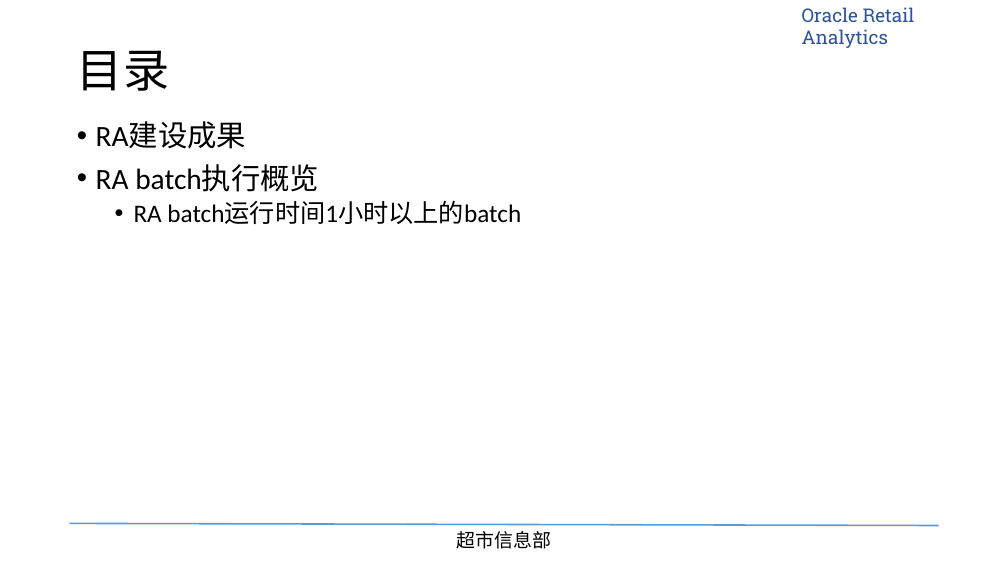
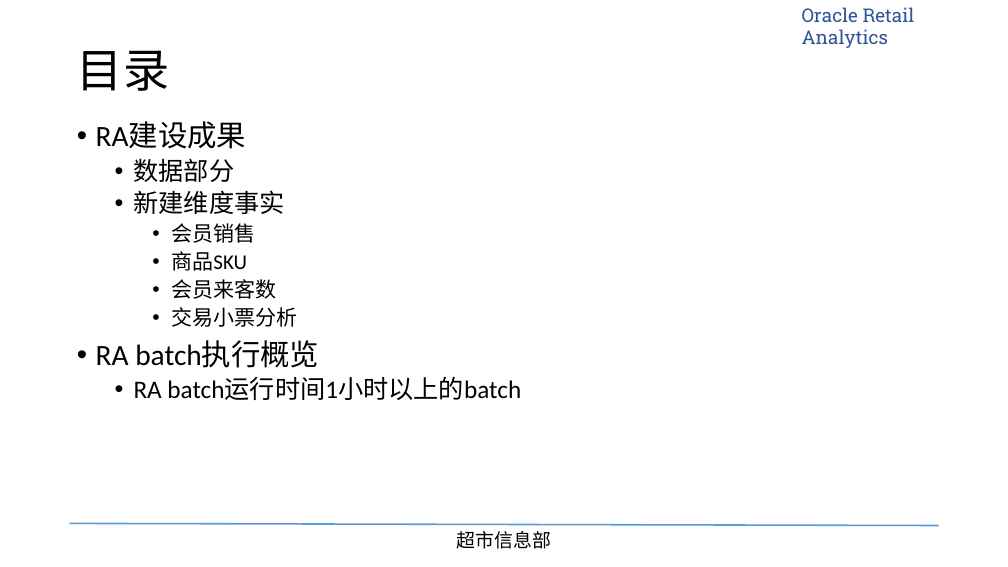
Before and after one commit to tigeryangjin/BBG, a slide deck: slide 2 of 软维组日常工作记录跟踪表/RA建设成果和batch运行情况-20150929.pptx. Drawn at 1008x567 pixels with LibreOffice and Linux fonts; fonts in the diff are those of the drawing; background and template pictures are left out. Boxes give left, top, right and bottom in pixels: in the first picture for what was removed or moved away, otherwise in the second. Text is boxed around its words. In the diff, an @@ line names an element or a change of style, - is before the commit and + after.

```diff
--- a/软维组日常工作记录跟踪表/RA建设成果和batch运行情况-20150929.pptx
+++ b/软维组日常工作记录跟踪表/RA建设成果和batch运行情况-20150929.pptx
@@ text at (134,158,297,327): paragraphs added @@
+  • 数据部分
+  • 新建维度事实
+    • 会员销售
+    • 商品SKU
+    • 会员来客数
+    • 交易小票分析
```
Also in this commit, not shown: 2 other slides changed, 6 slides added, 1 slide removed, 12 other files.
